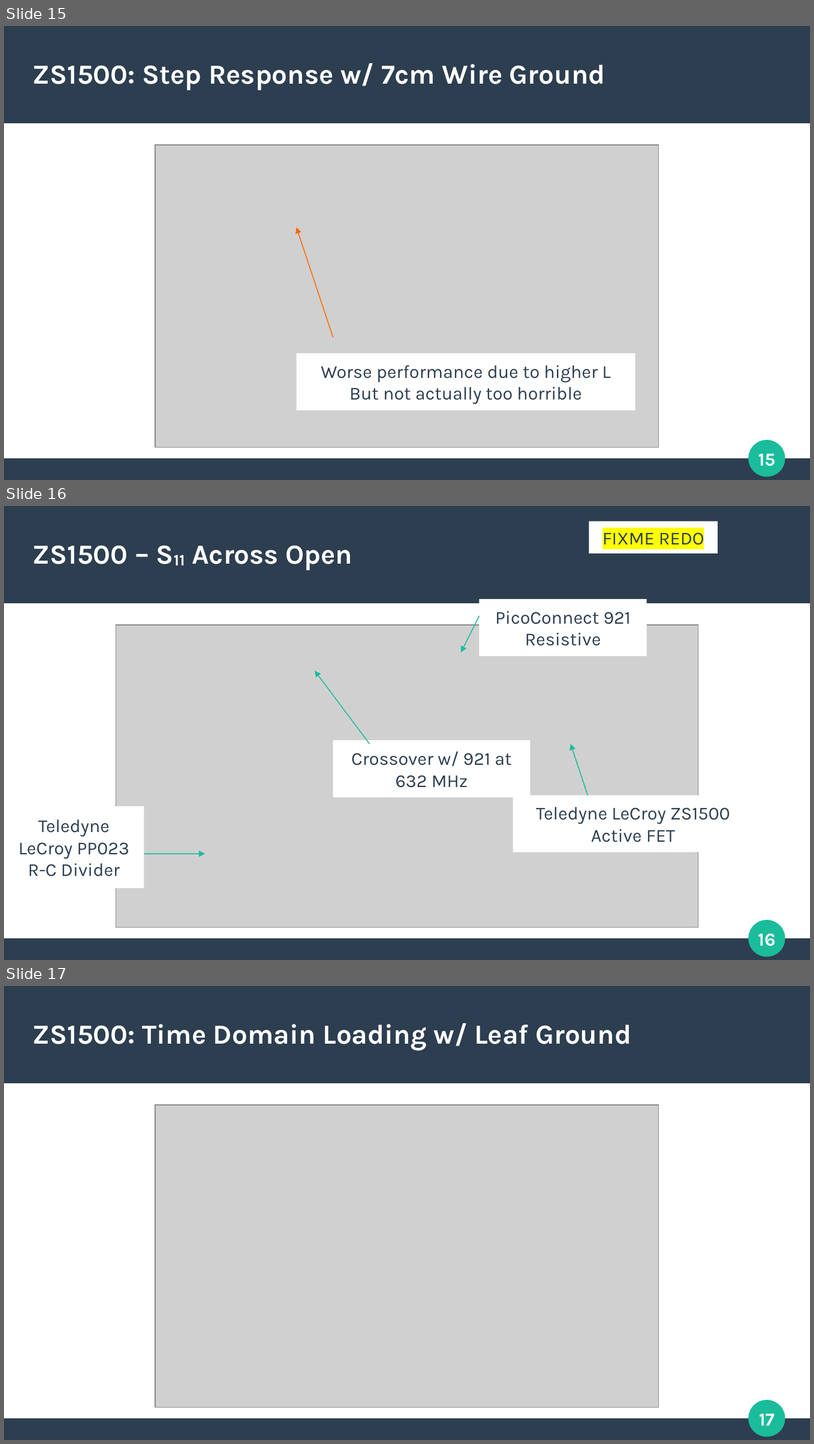
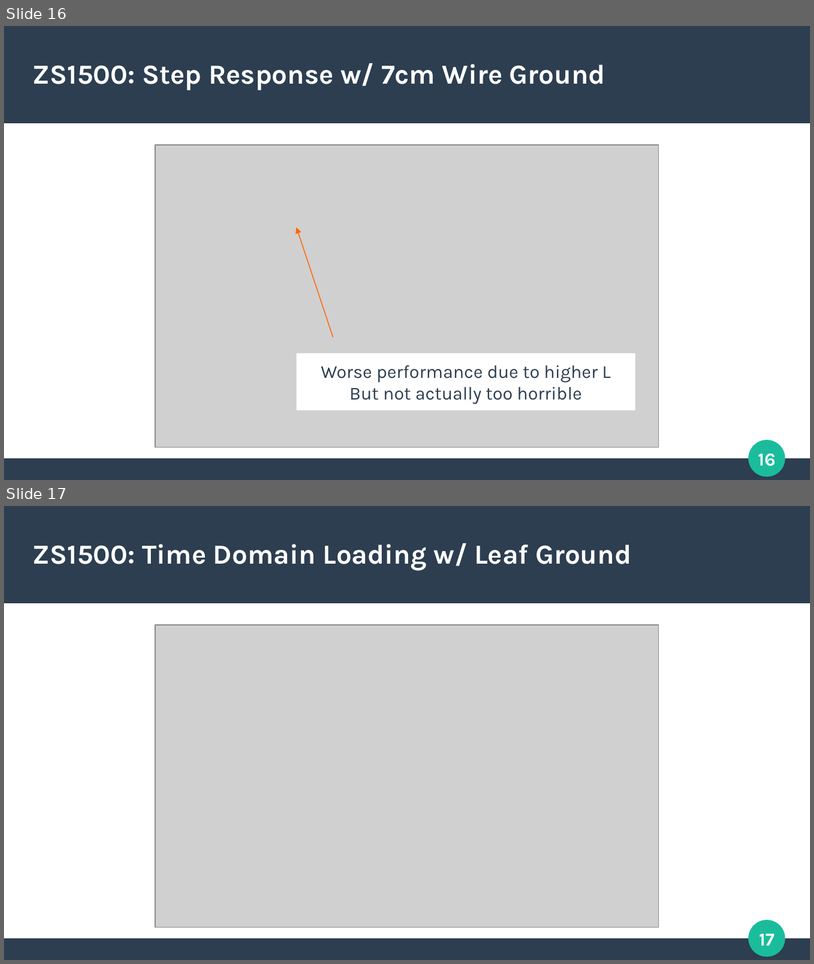
Before and after one commit to azonenberg/electronics-training, a slide deck: oscilloscope-probing/sec04-hiz-active.odp. Shown one above the other, each under a label of ours: slides 15, 16 and 17 before the commit, slides 16 and 17 after it. The pictures are 814x1444 and 814x964 pixels, drawn with LibreOffice and Linux fonts; fonts in the diff are those of the drawing; grey boxes stand for pictures. Boxes give left, top, right and bottom in pixels: in the first picture for what was removed or moved away, otherwise in the second. Text is boxed around its words. In the diff, an @@ line names an element or a change of style, - is before the commit and + after.

```diff
--- a/oscilloscope-probing/sec04-hiz-active.odp
+++ b/oscilloscope-probing/sec04-hiz-active.odp
@@ slide 16 removed at [4,506,810,960], background #FFFFFF; not listed: 4 template elements that a slide beside it also shows @@
@@ rectangle removed at [590,522,718,553] @@
-FIXME REDO
@@ title removed at [33,545,353,570] @@
-ZS1500 – S11 Across Open
@@ rectangle removed at [480,599,647,656] @@
-PicoConnect 921
-Resistive
@@ picture removed at [116,625,699,927] @@
@@ arrow removed from (480, 616) to (461, 652) @@
@@ arrow removed from (370, 744) to (315, 670) @@
@@ rectangle removed at [333,740,531,797] @@
-Crossover w/ 921 at
-632 MHz
@@ arrow removed from (590, 799) to (571, 744) @@
@@ rectangle removed at [4,806,144,888] @@
-Teledyne
-LeCroy PP023
-R-C Divider
@@ rectangle removed at [513,795,754,852] @@
-Teledyne LeCroy ZS1500
-Active FET
@@ arrow removed from (144, 853) to (205, 853) @@
@@ what was slide 15 is now slide 16 @@
@@ page number at [758,453,776,466]: text changed @@
-15
+16
```
Also in this commit, not shown: 1 slide changed, 5 slides added, 2 other slides removed, 6 other files.
